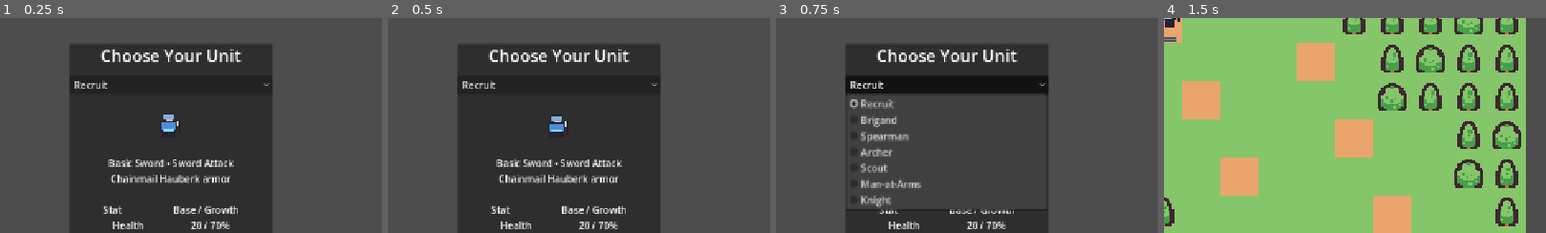
Above: before the commit, frames 1-4 (left to right).
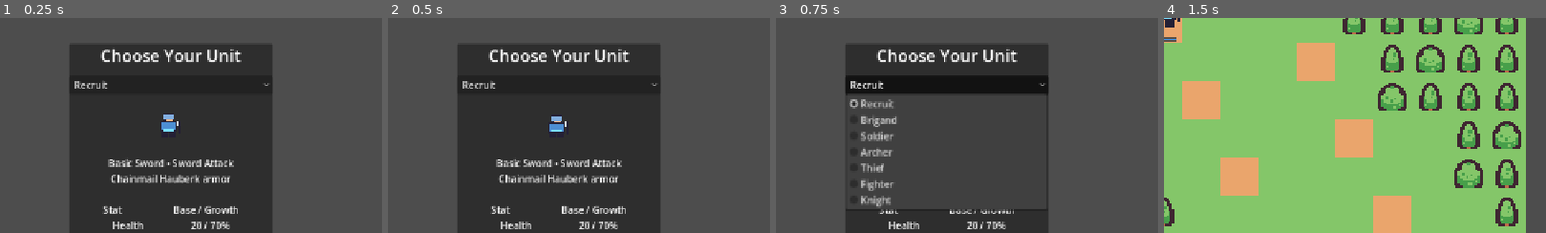
Above: after the commit, the same moments.

Repository: Baptisteberard/srpg
Game: Godot game, scene res://main.tscn
Same seed, same stepped clock (60 frames per second), same inputs: the game is played once before the commit and once after it.
Inputs:
- Up to frame 1 (0.25 s): no input
- Up to frame 2 (0.5 s): no input
- Up to frame 3 (0.75 s): click "Recruit" at 0.5 s
- Up to frame 4 (1.5 s): click "Map 1" at 1.25 s
The pictures show only the part of the screen within x 28-78%, y 9-59%; the shares and areas given below are measured in that part.

Frames 1-2 are identical in both runs. In frame 3, 0.7% of the frame differs, in the area x 22-38%, y 52-81%; in frame 4, nothing differs.

Commit message:
feat: add Brigand and Soldier sprite battles and class names

Diff:
--- a/battle/battle_presentation.gd
+++ b/battle/battle_presentation.gd
@@ -4,6 +4,11 @@
 const GOLD := Color("#ffdc89")
 const FighterPack = preload("res://battle/fighter_animation_pack.gd")
 const BACKGROUND_DIR := "res://assets/local_battle_backgrounds/"
+const FAN_PACKS := {
+	"Archer:Bow": ["fletchling_bow/Bow.txt", Vector2(146, 104), [5, 6]],
+	"Brigand:Axe": ["oni_axe/Axe.txt", Vector2(160, 108), [1, 3]],
+	"Soldier:Spear": ["halberdier_lance/Lance.txt", Vector2(155, 104), [1, 3, 5, 6]],
+}
 
 var fighters: Array[Unit] = []
 var striker: Unit
@@ -13,7 +18,8 @@
 var forest_encounter := false
 var battle_background: Texture2D
 var backgrounds: Dictionary[String, Texture2D] = {}
-var archer_pack: RefCounted
+var fan_packs: Dictionary = {}
+var attack_mode := 1
 var attack_frame: Texture2D
 var progress := 0.0:
 	set(value):
@@ -30,8 +36,11 @@
 	fighters.assign([attacker, defender] if attacker.faction == Unit.Faction.PLAYER else [defender, attacker])
 	forest_encounter = attacker.get_terrain_avoid() > 0 or defender.get_terrain_avoid() > 0
 	battle_background = _get_battle_background("forest" if forest_encounter else "plains")
-	if archer_pack == null and (_is_archer(attacker) or _is_archer(defender)):
-		archer_pack = FighterPack.load_fletchling()
+	for fighter in fighters:
+		var key := _pack_key(fighter)
+		if FAN_PACKS.has(key) and not fan_packs.has(key):
+			var config: Array = FAN_PACKS[key]
+			fan_packs[key] = FighterPack.load_pack(config[0], config[1], config[2])
 	outcome = ""
 	show()
 	queue_redraw()
@@ -44,10 +53,16 @@
 	outcome = ""
 	progress = 0.0
 	if _uses_pack(attacker):
+		var ranged := attacker.equipped_weapon.weapon_type == &"Bow" \
+			or (attacker.equipped_weapon.weapon_type == &"Spear" and attacker.cell.distance_squared_to(defender.cell) > 1)
+		attack_mode = (6 if critical else 5) if ranged else (3 if critical else 1)
 		await _play_pack_phase("windup")
-		var flight := create_tween()
-		flight.tween_property(self, "progress", 1.0, 0.16)
-		await flight.finished
+		if ranged:
+			var flight := create_tween()
+			flight.tween_property(self, "progress", 1.0, 0.16)
+			await flight.finished
+		else:
+			progress = 1.0
 		return
 	var tween := create_tween()
 	tween.tween_property(self, "progress", 0.35, 0.26 if critical else 0.18)
@@ -75,16 +90,16 @@
 	target = null
 	hide()
 
-func _is_archer(unit: Unit) -> bool:
-	return unit != null and unit.unit_class_name == "Archer" and unit.equipped_weapon != null \
-		and unit.equipped_weapon.weapon_type == &"Bow"
+func _pack_key(unit: Unit) -> String:
+	if unit == null or unit.equipped_weapon == null:
+		return ""
+	return "%s:%s" % [unit.unit_class_name, unit.equipped_weapon.weapon_type]
 
 func _uses_pack(unit: Unit) -> bool:
-	return archer_pack != null and _is_archer(unit)
+	return fan_packs.get(_pack_key(unit)) != null
 
 func _play_pack_phase(phase: String) -> void:
-	var mode := 6 if critical else 5
-	for entry in archer_pack.modes[mode][phase]:
+	for entry in fan_packs[_pack_key(striker)].modes[attack_mode][phase]:
 		attack_frame = entry[0]
 		queue_redraw()
 		await create_tween().tween_interval(entry[1]).finished
@@ -152,11 +167,12 @@
 		var stage_scale := size / Vector2(960, 540)
 		draw_set_transform(origin * stage_scale, 0.0, Vector2(facing, 1) * stage_scale)
 		if _uses_pack(unit):
-			var frame: Texture2D = attack_frame if unit == striker and attack_frame != null else archer_pack.modes[10]["windup"][0][0]
+			var pack = fan_packs[_pack_key(unit)]
+			var frame: Texture2D = attack_frame if unit == striker and attack_frame != null else pack.modes[10]["windup"][0][0]
 			# The source actor faces left. Mirror around the feet for the left slot.
 			draw_set_transform(origin * stage_scale, 0.0, Vector2(-facing, 1) * stage_scale)
 			var sprite_scale := 4.0
-			draw_texture_rect(frame, Rect2(-Vector2(146, 104) * sprite_scale, frame.get_size() * sprite_scale), false,
+			draw_texture_rect(frame, Rect2(-pack.feet * sprite_scale, frame.get_size() * sprite_scale), false,
 				Color(1, 1, 1, tint.a))
 		else:
 			_draw_fighter(weapon, tint, motion)
@@ -167,7 +183,7 @@
 		draw_rect(Rect2(x, 469, 300.0 * unit.current_hp / maxi(unit.health, 1), 12), tint)
 		_label(Vector2(x, 510), "HP  %d / %d" % [unit.current_hp, unit.health], 18)
 	if striker != null and target != null:
-		if _uses_pack(striker) and outcome.is_empty() and progress > 0.0:
+		if _uses_pack(striker) and attack_mode in [5, 6] and outcome.is_empty() and progress > 0.0:
 			var direction := 1.0 if striker == fighters[0] else -1.0
 			var launch_x := 290.0 if direction > 0.0 else 670.0
 			var arrow_tip := Vector2(launch_x + direction * 400.0 * progress, 294)
--- a/battle/fighter_animation_pack.gd
+++ b/battle/fighter_animation_pack.gd
@@ -1,18 +1,20 @@
 extends RefCounted
 
 const TICKS_PER_SECOND := 60.0
-const FLETCHLING_SCRIPT := "res://assets/fan_battle_reference/fletchling_bow/Bow.txt"
+const PACK_ROOT := "res://assets/fan_battle_reference/"
 
 var frames: Dictionary = {}
 var modes: Dictionary = {}
+var feet: Vector2
 
-static func load_fletchling() -> RefCounted:
+static func load_pack(script_path: String, anchor: Vector2, attack_modes: Array) -> RefCounted:
 	var pack := new()
-	if not pack._read_script(FLETCHLING_SCRIPT):
+	if not pack._read_script(PACK_ROOT.path_join(script_path), attack_modes):
 		return null
+	pack.feet = anchor
 	return pack
 
-func _read_script(path: String) -> bool:
+func _read_script(path: String, attack_modes: Array) -> bool:
 	if not FileAccess.file_exists(path):
 		return false
 	var mode_pattern := RegEx.create_from_string("^/// - Mode (\\d+)")
@@ -26,7 +28,8 @@
 			mode = int(heading.get_string(1))
 			modes[mode] = {"windup": [], "recovery": []}
 			released = false
-		elif line.begins_with("C05") or line.begins_with("C06"):
+		elif line.begins_with("C06") or (mode in [1, 3] and line.begins_with("C04")) \
+		or (mode in [5, 6] and line.begins_with("C05")):
 			released = true
 		elif mode >= 0:
 			var entry := frame_pattern.search(line)
@@ -40,10 +43,10 @@
 				frames[filename] = texture
 			var phase := "recovery" if released else "windup"
 			modes[mode][phase].append([frames[filename], int(entry.get_string(1)) / TICKS_PER_SECOND])
-	return modes.has(5) and modes.has(6) and modes.has(10) \
-		and not modes[5]["windup"].is_empty() and not modes[5]["recovery"].is_empty() \
-		and not modes[6]["windup"].is_empty() and not modes[6]["recovery"].is_empty() \
-		and not modes[10]["windup"].is_empty()
+	for attack_mode in attack_modes:
+		if not modes.has(attack_mode) or modes[attack_mode]["windup"].is_empty() or modes[attack_mode]["recovery"].is_empty():
+			return false
+	return modes.has(10) and not modes[10]["windup"].is_empty()
 
 func _load_frame(path: String) -> Texture2D:
 	var source := load(path) as Texture2D
@@ -52,6 +55,9 @@
 	var pixels := source.get_image()
 	pixels.convert(Image.FORMAT_RGBA8)
 	var background := pixels.get_pixel(0, 0)
+	if pixels.get_width() == 488:
+		# The actor occupies the left 240 pixels; the extra plane is an effect overlay.
+		pixels = pixels.get_region(Rect2i(0, 0, 240, pixels.get_height()))
 	# Preserve each full canvas so the feet stay anchored between poses.
 	# The top edge includes palette metadata outside the playable image.
 	for y in range(pixels.get_height()):
--- a/tests/run_tests.gd
+++ b/tests/run_tests.gd
@@ -13,6 +13,7 @@
 
 func _run() -> void:
 	_test_fe8_map_sprite_import()
+	_test_fan_battle_packs()
 	await _test_roster_menu()
 	await _test_battle_scene("res://game.tscn", 1, 1)
 	await _test_battle_scene("res://game_map2.tscn", 2, 2)
@@ -32,6 +33,14 @@
 	print("FAIL: %d of %d SRPG checks failed" % [failures.size(), checks_run])
 	quit(1)
 
+
+func _test_fan_battle_packs() -> void:
+	var presentation = preload("res://battle/battle_presentation.gd")
+	var loader = preload("res://battle/fighter_animation_pack.gd")
+	for key in presentation.FAN_PACKS:
+		var config: Array = presentation.FAN_PACKS[key]
+		var pack = loader.load_pack(config[0], config[1], config[2])
+		_expect(pack != null, "%s loads its idle, normal and critical attacks" % key)
 
 func _test_roster_menu() -> void:
 	var menu_scene := (load("res://main.tscn") as PackedScene).instantiate() as Main
@@ -86,7 +95,7 @@
 		_expect(not path.is_empty() and archer.cell == attack_cell and presentation.visible,
 			"The forecast Attack button executes its projected movement and starts combat")
 		_expect(presentation.visible and enemy.current_hp == 1, "Battle opens before applying strike damage")
-		var pack = exchange.presentation.archer_pack
+		var pack = exchange.presentation.fan_packs.get("Archer:Bow")
 		_expect(pack != null and pack.frames.size() == 31 and not pack.modes[5]["windup"].is_empty()
 			and not pack.modes[6]["windup"].is_empty(),
 			"Archer combat loads the fan pack and both timed attack sequences")
--- a/units/unit_roster.gd
+++ b/units/unit_roster.gd
@@ -4,20 +4,17 @@
 const Heal = preload("res://skills/heal.tres")
 const Definition = preload("res://units/unit_definition.gd")
 const MAP_SPRITE_CLASSES = {
-	"Spearman": "Soldier",
 	"Archer": "Archer M",
-	"Scout": "Thief",
-	"Man-at-Arms": "Fighter",
 }
 
 # Stats and growths are ordered HP, Strength, Speed, Dexterity, Intellect.
 const ENTRIES = [
 	["Recruit", [20, 12, 8, 14, 4], [70, 40, 50, 55, 25], Gear.BASIC_SWORD, Gear.MAIL_HAUBERK, Color("#4d8ed3")],
 	["Brigand", [24, 14, 5, 7, 1], [80, 60, 30, 35, 5], Gear.BASIC_AXE, Gear.PADDED_GAMBESON, Color("#ad773f")],
-	["Spearman", [22, 11, 9, 12, 2], [65, 45, 45, 50, 15], Gear.BASIC_SPEAR, Gear.LAMELLAR_ARMOR, Color("#449678")],
+	["Soldier", [22, 11, 9, 12, 2], [65, 45, 45, 50, 15], Gear.BASIC_SPEAR, Gear.LAMELLAR_ARMOR, Color("#449678")],
 	["Archer", [18, 9, 11, 18, 3], [50, 35, 55, 65, 20], Gear.LONGBOW, Gear.BRIGANDINE, Color("#82994b")],
-	["Scout", [17, 8, 15, 20, 2], [45, 30, 70, 70, 15], Gear.DAGGER, Gear.PADDED_GAMBESON, Color("#9c70bf")],
-	["Man-at-Arms", [25, 13, 7, 10, 3], [75, 50, 35, 40, 20], Gear.MACE, Gear.COAT_OF_PLATES, Color("#c18d50")],
+	["Thief", [17, 8, 15, 20, 2], [45, 30, 70, 70, 15], Gear.DAGGER, Gear.PADDED_GAMBESON, Color("#9c70bf")],
+	["Fighter", [25, 13, 7, 10, 3], [75, 50, 35, 40, 20], Gear.MACE, Gear.COAT_OF_PLATES, Color("#c18d50")],
 	["Knight", [28, 16, 6, 8, 1], [85, 65, 25, 30, 10], Gear.WAR_HAMMER, Gear.STEEL_PLATE_HARNESS, Color("#7b8eb0")],
 ]
 
Not shown, added: assets/fan_battle_reference/halberdier_lance/CREDITS.txt
Not shown, added: assets/fan_battle_reference/halberdier_lance/Lance.txt
Binary file added: assets/fan_battle_reference/halberdier_lance/Lance_000.png
Not shown, added: assets/fan_battle_reference/halberdier_lance/Lance_000.png.import
Binary file added: assets/fan_battle_reference/halberdier_lance/Lance_001.png
Not shown, added: assets/fan_battle_reference/halberdier_lance/Lance_001.png.import
Binary file added: assets/fan_battle_reference/halberdier_lance/Lance_002.png
Not shown, added: assets/fan_battle_reference/halberdier_lance/Lance_002.png.import
Binary file added: assets/fan_battle_reference/halberdier_lance/Lance_003.png
Not shown, added: assets/fan_battle_reference/halberdier_lance/Lance_003.png.import
Binary file added: assets/fan_battle_reference/halberdier_lance/Lance_004.png
Not shown, added: assets/fan_battle_reference/halberdier_lance/Lance_004.png.import
(and 172 more such lines)
